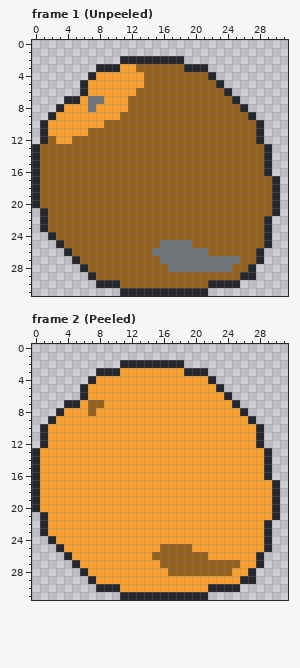
Pixel-art file -- gfx/hazelnut.aseprite. The first picture shows the starting point.
32x32 pixels, 2 frames. Shown: frame 1 (Unpeeled), frame 2 (Peeled).
And afterwards:
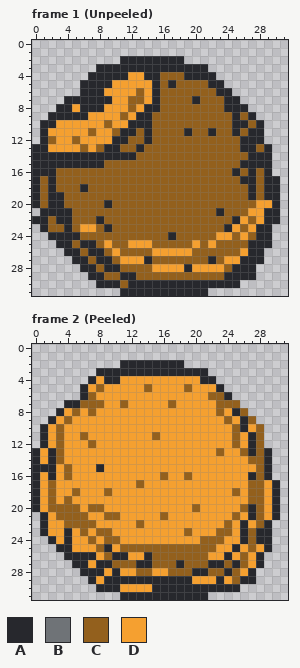
Palette (. is transparent): A #27282d  B #6f7377  C #93601d  D #f5a030
Change:
Frame 1 (Unpeeled):
y 3: x 11..18 DDCCCCCC -> AAAAAAAA
y 4: x 8..11 DDDD -> AAAA; x 14..15 CC -> AA; x 19..21 CCC -> AAA
y 5: x 7..9 DDD -> AAA; x 14..15 CC -> DA; x 17 C -> A; x 22 C -> A
y 6: x 7..8 DD -> AA; x 14..15 CC -> DA; x 23 C -> A
y 7: x 6..9 DBBD -> AAAA; x 14..15 CC -> DA; x 20 C -> A; x 24 C -> A
y 8: x 4 D -> A; x 6..8 DBD -> AAA; x 13..15 CCC -> DAA; x 24..25 CC -> AA
y 9: x 3..6 DDDD -> AAAA; x 12..14 CCC -> DAA; x 25 C -> A
y 10: x 2 D -> A; x 10..14 CCCCC -> DDAAA; x 25..26 CC -> AA
y 11: x 8..9 CC -> DD; x 11..12 CC -> AA; x 14 C -> A; x 19 C -> A; x 22 C -> A; x 25 C -> A; x 27 C -> A
y 12: x 6..11 CCCCCC -> DDDDAA; x 14 C -> A; x 26..27 CC -> AA
y 13: x 1..5 CCCCC -> ADDDD; x 7 C -> D; x 9..10 CC -> AA; x 13 C -> A; x 26..27 CC -> AA
y 14: x 1..12 CCCCCCCCCCCC -> AAAAAAAAAAAA; x 27..28 CC -> AA
y 15: x 1..8 CCCCCCCC -> AAAAAAAA; x 26..28 CCC -> AAA
y 16: x 1..2 CC -> AA; x 25 C -> A; x 27 C -> A
y 17: x 2 C -> A; x 26..27 CC -> AA; x 29 C -> A
y 18: x 2 C -> A; x 6 C -> A; x 27 C -> A; x 29 C -> A
y 19: x 2..3 CC -> AA; x 27 C -> A; x 29 C -> A
y 20: x 2..3 CC -> AA; x 9 C -> A; x 28..29 CC -> DD
y 21: x 2..4 CCC -> AAA; x 23 C -> A; x 27..29 CCC -> DDA
y 22: x 0 . -> A; x 3..4 CC -> AA; x 8 C -> A; x 25..26 CC -> AD; x 28 C -> D; x 30 . -> A
y 23: x 4 C -> A; x 6..7 CC -> DD; x 9 C -> A; x 24..25 CC -> AD; x 27..28 CC -> DA
y 24: x 3..5 CCC -> AAA; x 17 C -> A; x 23..24 CC -> DD; x 26 C -> D; x 28 C -> A
y 25: x 4 C -> A; x 6..7 CC -> AA; x 9 C -> D; x 12..14 CCC -> DDD; x 16..20 BBBBC -> CCCCD; x 22 C -> D; x 27..28 CC -> AA
y 26: x 5 C -> A; x 7..8 CC -> AA; x 10 C -> D; x 15..21 BBBBBBB -> DDDDDCC; x 26..27 CC -> DA
y 27: x 6 C -> A; x 8..9 CC -> AA; x 11..14 CCCC -> DDDA; x 16..27 BBBBBBBBBBCC -> CCCCCCACDDAA
y 28: x 7 C -> A; x 9..10 CC -> AA; x 15..26 CCBBBBBBBBCC -> DDDDADDDDCAA
y 29: x 8 C -> A; x 11..12 CC -> AA; x 24..25 CC -> AA
y 30: x 12..21 CCCCCCCCCC -> AAAAAAAAAA
Frame 2 (Peeled):
y 3: x 11..18 DDDDDDDD -> AAAAAAAA
y 4: x 9..10 DD -> AA; x 21 D -> A
y 5: x 8 D -> C; x 14 D -> C; x 19 D -> C
y 6: x 7 D -> C; x 22..23 DD -> CC
y 7: x 6 D -> C; x 11 D -> C; x 17 D -> C; x 23..25 DDA -> CCC
y 8: x 5 D -> C; x 23 D -> C; x 25..26 DA -> AC
y 9: x 4 D -> C; x 24 D -> C; x 26..27 DA -> AC
y 10: x 3 D -> C; x 25..26 DD -> CA; x 28 A -> C
y 11: x 3 D -> C; x 6 D -> C; x 15 D -> C; x 25 D -> C; x 27..28 DA -> AC
y 12: x 3 D -> C; x 7 D -> C; x 25 D -> C; x 27..28 DA -> AC
y 13: x 2..3 DD -> AC; x 23 D -> C; x 26..28 DDD -> CAC
y 14: x 2..3 DD -> AC; x 27..28 DD -> CC
y 15: x 1..2 DD -> AA; x 4 D -> C; x 8 D -> A; x 28 D -> C
y 16: x 2 D -> A; x 4 D -> C; x 16 D -> C; x 19 D -> C; x 27..28 DD -> AC
y 17: x 2 D -> C; x 13 D -> C; x 27..28 DD -> CC
y 18: x 2 D -> C; x 5 D -> C; x 9 D -> C; x 25 D -> C; x 27..28 DD -> CC
y 19: x 2 D -> C; x 4 D -> C; x 27..28 DD -> CC
y 20: x 2..5 DDDD -> CCCC; x 7..8 DD -> CC; x 20 D -> C; x 26..28 DDD -> CAC
y 21: x 3..6 DDDD -> CCCC; x 9..10 DD -> CC; x 16 D -> C; x 25 D -> C; x 27..28 DD -> AC
y 22: x 4..7 DDDD -> CCCC; x 13 D -> C; x 24 D -> C; x 26 D -> A; x 28 D -> C
y 23: x 4 D -> A; x 6 D -> C; x 8..9 DD -> CC; x 19 D -> C; x 23..24 DD -> CC; x 26..28 DDD -> ACA
y 24: x 4 D -> A; x 7 D -> C; x 9..10 DD -> CC; x 21..23 DDD -> CCC; x 26..28 DDD -> ACA
y 25: x 4 D -> A; x 8..9 DD -> CA; x 11..15 DDDDD -> CCCCC; x 20..22 DDD -> CCC; x 25 D -> A; x 27 D -> C
y 26: x 5..7 DDD -> AAA; x 9..11 DDD -> CAA; x 14 D -> A; x 24 D -> A; x 26 D -> C
y 27: x 6 D -> A; x 8..15 DDDDDDDD -> AACCCAAC; x 18 C -> A; x 22..23 CC -> AA; x 25..26 CD -> AC
y 28: x 7..8 DD -> AA; x 10 D -> A; x 13..14 DD -> CC; x 20..21 CC -> AA; x 24..25 CD -> AC
y 29: x 9..19 DDDDDDDDDDD -> AAAAAAAAAAA; x 23 D -> A; x 25 D -> C
y 30: x 15..21 DDDDDDD -> AAAAAAA
Changed places in both pictures, as pixel boxes (x1, y1, x2, y2):
changed: (32, 64, 280, 288)
changed: (40, 368, 264, 592)
